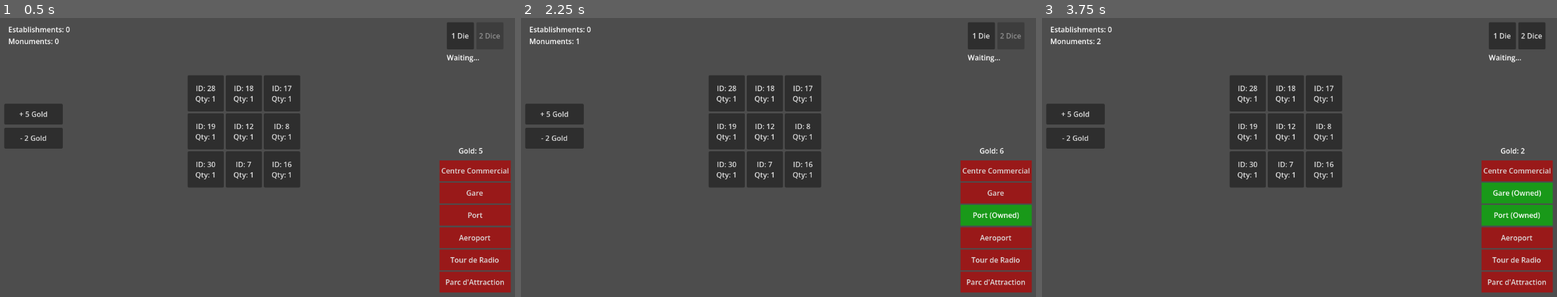
Above: before the commit, frames 1-3 (left to right).
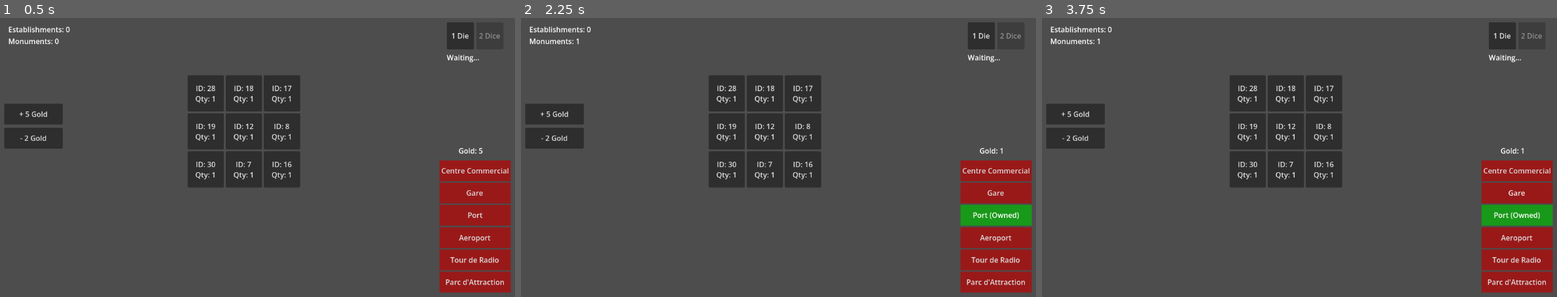
Above: after the commit, the same moments.

Repository: NyHaja/Minivilles
Game: Godot game, scene res://SandboxTest.tscn
The game is run twice, just before and just after one commit, with the same random seed, the same clock (stepped at 60 frames per second) and the same inputs. This scene is started directly instead of the project's main scene.
Inputs:
- Up to frame 1 (0.5 s): no input
- Up to frame 2 (2.25 s): click "+ 5 Gold" at 0.5 s; click "- 2 Gold" at 1.25 s; click "Port" at 2 s
- Up to frame 3 (3.75 s): click "Port (Owned)" at 2.75 s; click "Gare" at 3.5 s

Frame 1 is identical in both runs. In frame 2, less than 0.1% of the frame differs, in the area x 93-94%, y 46-49%; in frame 3, 1.1%, in the area x 10-100%, y 5-67%.
Error after the commit: Invalid call. Nonexistent function 'recieveGold' in base 'Node (Player)'. (res://sandbox_test.gd:112)

Commit message:
Changed recieveGold() to receiveGold()

Diff:
--- a/mini-ville/Class/EffectAeroport.gd
+++ b/mini-ville/Class/EffectAeroport.gd
@@ -10,7 +10,7 @@
 
 func appliquer(game: Game, owner: Player, roller: Player):
 	# Le joueur reçoit 10 pièces de la banque
-	owner.recieveGold(10)
+	owner.receiveGold(10)
 	print(owner.username, " n'a rien construit et reçoit 10 pièces grâce à l'Aéroport")
 
 
--- a/mini-ville/Class/EffectChalutier.gd
+++ b/mini-ville/Class/EffectChalutier.gd
@@ -15,7 +15,7 @@
 	var somme = de1 + de2
 
 	# owner reçoit pièces en banque
-	owner.recieveGold(somme)
+	owner.receiveGold(somme)
 
 	print(owner.username, " lance 2 dés avec le Chalutier : ", de1, " + ", de2, " = ", somme)
 	print(owner.username, " reçoit ", somme, " pièce(s) de la banque")
--- a/mini-ville/Class/EffectClubPrive.gd
+++ b/mini-ville/Class/EffectClubPrive.gd
@@ -19,7 +19,7 @@
 
 	# Transfert TOUTES les pièces
 	roller.loseGold(montant_total)
-	owner.recieveGold(montant_total)
+	owner.receiveGold(montant_total)
 
 	print(roller.username, " (lanceur) donne TOUTES ses pièces (", montant_total, ") à ", owner.username)
 
--- a/mini-ville/Class/EffectDemenagement.gd
+++ b/mini-ville/Class/EffectDemenagement.gd
@@ -65,7 +65,7 @@
 	adversaire_cible.establishmentCount += 1
 
 	# Recevoir argent banque
-	owner.recieveGold(montant_recu)
+	owner.receiveGold(montant_recu)
 
 	print(owner.username, " donne ", card.name, " à ", adversaire_cible.username)
 	print(owner.username, " reçoit ", montant_recu, " pièces de la banque")
--- a/mini-ville/Class/EffectDemolition.gd
+++ b/mini-ville/Class/EffectDemolition.gd
@@ -31,7 +31,7 @@
 	owner.demolishMonument(_m)
 
 	# Recevoir argent banque
-	owner.recieveGold(montant_recu)
+	owner.receiveGold(montant_recu)
 
 	print(owner.username, " démolît son monument ", monument_id, " et reçoit ", montant_recu, " pièces")
 
--- a/mini-ville/Class/EffectGainBanque.gd
+++ b/mini-ville/Class/EffectGainBanque.gd
@@ -11,7 +11,7 @@
 
 
 func appliquer(game: Game, owner: Player, roller: Player):
-	owner.recieveGold(montant)
+	owner.receiveGold(montant)
 	print(owner.username, " gagne ", montant, " pièce(s)")
 
 
--- a/mini-ville/Class/EffectGainBanqueParIcone.gd
+++ b/mini-ville/Class/EffectGainBanqueParIcone.gd
@@ -55,7 +55,7 @@
 	var gain_total = nombre_cartes * montant_par_carte
 
 	# incrémenter argent
-	owner.recieveGold(gain_total)
+	owner.receiveGold(gain_total)
 
 	print(owner.username, " possède ", nombre_cartes, " carte(s) avec icône(s) cible(s)")
 	print(owner.username, " gagne ", gain_total, " pièce(s) (", nombre_cartes, " × ", montant_par_carte, ")")
--- a/mini-ville/Class/EffectImpot.gd
+++ b/mini-ville/Class/EffectImpot.gd
@@ -26,7 +26,7 @@
 
 			# transfert
 			joueur.loseGold(montant_impot)
-			owner.recieveGold(montant_impot)
+			owner.receiveGold(montant_impot)
 
 			print(joueur.username, " avait ", joueur.balance + montant_impot, " pièces → paie ", montant_impot, " pièces d'impôt")
 		else:
--- a/mini-ville/Class/EffectVolChoix.gd
+++ b/mini-ville/Class/EffectVolChoix.gd
@@ -51,7 +51,7 @@
 
 	# Transfert d'argent
 	joueur_choisi.loseGold(montant_paye)
-	owner.recieveGold(montant_paye)
+	owner.receiveGold(montant_paye)
 
 	print(owner.username, " a choisi ", joueur_choisi.username, " qui paie ", montant_paye, " pièce(s)")
 
--- a/mini-ville/Class/EffectVolLanceur.gd
+++ b/mini-ville/Class/EffectVolLanceur.gd
@@ -18,7 +18,7 @@
 
 	# transfert argent
 	roller.loseGold(montant_paye)
-	owner.recieveGold(montant_paye)
+	owner.receiveGold(montant_paye)
 
 	print(roller.username, " (lanceur) paie ", montant_paye, " pièce(s) à ", owner.username)
 
--- a/mini-ville/Class/EffectVolTous.gd
+++ b/mini-ville/Class/EffectVolTous.gd
@@ -39,7 +39,7 @@
 
 		# Transfert d'argent
 		adversaire.loseGold(montant_paye)
-		owner.recieveGold(montant_paye)
+		owner.receiveGold(montant_paye)
 
 		print(adversaire.username, " paie ", montant_paye, " pièce(s) à ", owner.username)
 
--- a/mini-ville/Class/EffectVolTousParIconeAdverse.gd
+++ b/mini-ville/Class/EffectVolTousParIconeAdverse.gd
@@ -61,7 +61,7 @@
 		var montant_paye = min(montant_du, adversaire.balance)
 
 		adversaire.loseGold(montant_paye)
-		owner.recieveGold(montant_paye)
+		owner.receiveGold(montant_paye)
 
 		print(adversaire.username, " possède ", nombre_cartes, " carte(s) avec icône(s) cible(s)")
 		print(adversaire.username, " paie ", montant_paye, " pièce(s) à ", owner.username, " (", nombre_cartes, " × ", montant_par_icone, ")")
--- a/mini-ville/Class/Game.gd
+++ b/mini-ville/Class/Game.gd
@@ -47,7 +47,7 @@
 	# INIT
 	#Donner champ blé et boulangerie a tout les joueur et 3 gold
 	for player:Player in playerArray:
-		player.recieveGold(goldInitAmount)
+		player.receiveGold(goldInitAmount)
 		player.deck.push_back([1, 1])
 		player.deck.push_back([7, 1])
 
--- a/mini-ville/Class/Player.gd
+++ b/mini-ville/Class/Player.gd
@@ -20,7 +20,7 @@
 func getBalance() -> int:
 	return balance
 
-func recieveGold(amount: int) -> void:
+func receiveGold(amount: int) -> void:
 	balance += amount
 
 func loseGold(amount: int) -> void:
@@ -125,5 +125,5 @@
 						card.effect.appliquer(game, self, roller)
 
 						if card.icon == Icon.Type.BREAD and monumentIsActive(Monument.MONUMENT_ID.Centre_Commercial):
-							self.recieveGold(1)
+							self.receiveGold(1)
 							print(username, " gagne 1 pièce bonus (Centre Commercial) !")
--- a/mini-ville/JeuScript.gd
+++ b/mini-ville/JeuScript.gd
@@ -262,7 +262,7 @@
 
 
 func _on_add_gold_pressed() -> void:
-	current_player.recieveGold(5)
+	current_player.receiveGold(5)
 	print("\n[+] Added 5 Gold.")
 	print_player_stats()
 
--- a/mini-ville/MainMenu.gd
+++ b/mini-ville/MainMenu.gd
@@ -42,4 +42,4 @@
 
 	print("Starting game with: ", GameData.player_names)
 
-	get_tree().change_scene_to_file("res://Main.tscn")
+	get_tree().change_scene_to_file("res://main.tscn")
Not shown: 1 places in mini-ville/Jeu.tscn that only renumber resources
